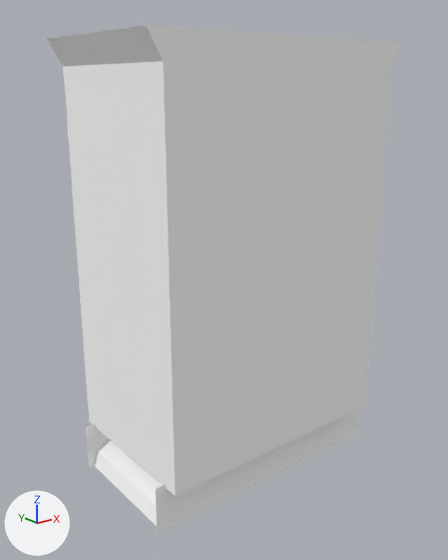
Renders of the glTF model public/3d/item/model__item__room.ofs_3207_0/3207kg_sh1_43.gltf from each side of a commit.
The view is the same before and after, from a 50 mm lens placed at (-1.62, -1.98, 1.63), pointed at (-0.03, 0.0, 0.84). The lights are fixed; the arrows at lower left show +X, +Y and +Z. The first picture is the older version.

Objects in the first picture: '3207kg_sh1_43'.
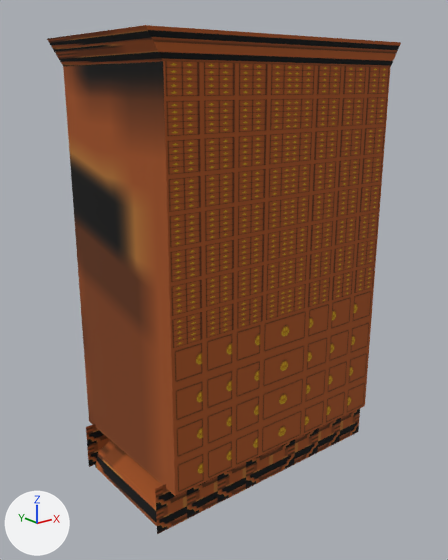
Where the change shows, as pixel boxes [x1, y1, x2, y2] in the pictures (448 x 560 px):
'3207kg_sh1_43', surface changed (white to brown)
    both: [47, 25, 401, 534]

The change, as a list of edits to the scene's bpy script:
```text
Add img_sh1_43_1:
    img_sh1_43_1 = load_image('sh1_43_1', '_unpacked/sh1_43_1', 32, 32, 'sRGB')
Add img_sh1_43_2:
    img_sh1_43_2 = load_image('sh1_43_2', '_unpacked/sh1_43_2', 32, 64, 'sRGB')
Add img_sh1_43_0:
    img_sh1_43_0 = load_image('sh1_43_0', '_unpacked/sh1_43_0', 32, 32, 'sRGB')
Change mat_sh1_43_0:
    remove mat_sh1_43_0.base_color = (1.0, 1.0, 1.0)  # white #ffffff
    add mat_sh1_43_0.texture = img_sh1_43_0
Change mat_sh1_43_2:
    remove mat_sh1_43_2.base_color = (1.0, 1.0, 1.0)  # white #ffffff
    add mat_sh1_43_2.texture = img_sh1_43_2
Change mat_sh1_43_1:
    remove mat_sh1_43_1.base_color = (1.0, 1.0, 1.0)  # white #ffffff
    add mat_sh1_43_1.texture = img_sh1_43_1
```
